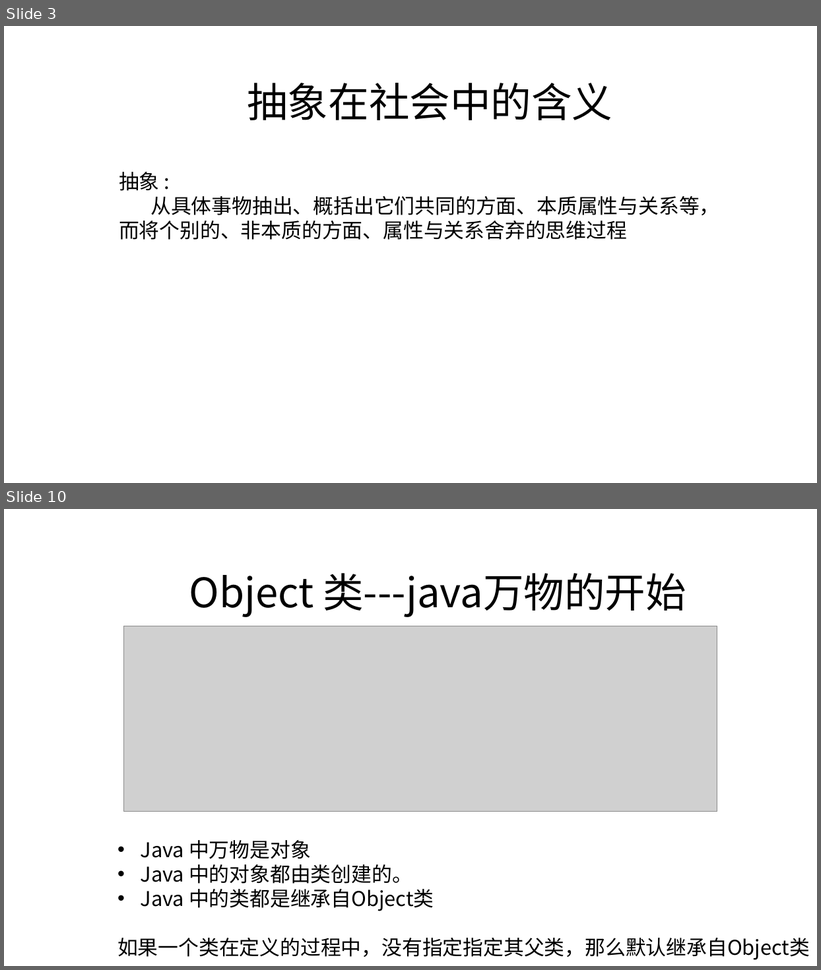
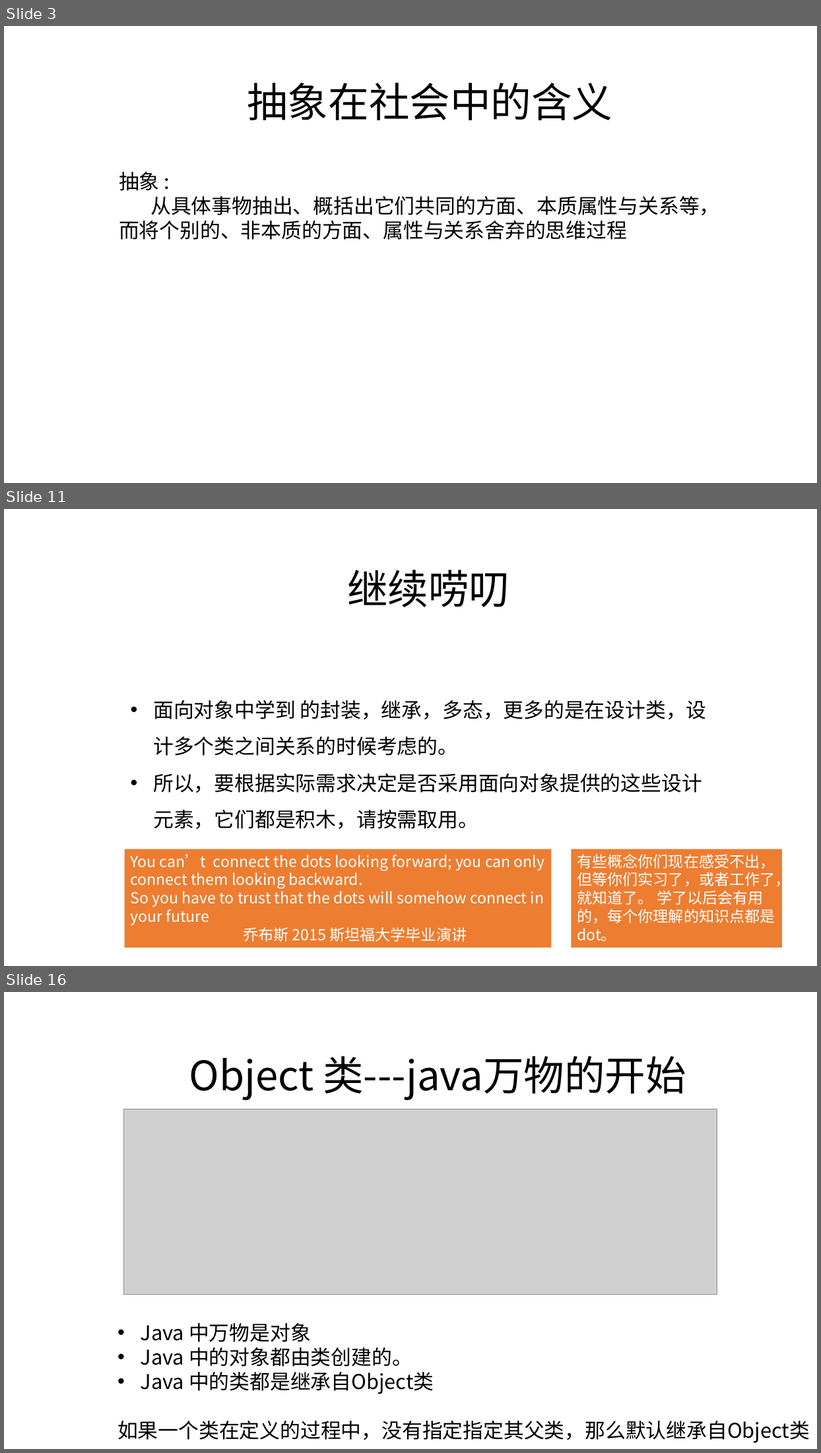
Before and after one commit to zjyesir/hmc_java_1, a slide deck: ppt/12.抽象类和接口.pptx. Shown one above the other, each under a label of ours: slides 3 and 10 before the commit, slides 3, 11 and 16 after it; the slides between them are not shown. The pictures are 821x970 and 821x1453 pixels, drawn with LibreOffice and Linux fonts; fonts in the diff are those of the drawing; grey boxes stand for pictures; background and template pictures are left out. Boxes give left, top, right and bottom in pixels: in the first picture for what was removed or moved away, otherwise in the second. Text is boxed around its words. In the diff, an @@ line names an element or a change of style, - is before the commit and + after.

```diff
--- a/ppt/12.抽象类和接口.pptx
+++ b/ppt/12.抽象类和接口.pptx
@@ slide 11 added at bbox=[4, 509, 817, 966], background picture (left out) @@
@@ text added at bbox=[347, 570, 510, 607], 48 pt, text #000000 @@
+继续唠叨
@@ text added at bbox=[153, 700, 707, 829], 24 pt, text #000000 @@
+• 面向对象中学到 的封装，继承，多态，更多的是在设计类，设计多个类之间关系的时候考虑的。
+• 所以，要根据实际需求决定是否采用面向对象提供的这些设计元素，它们都是积木，请按需取用。
@@ rectangle added at bbox=[125, 850, 552, 948], fill #ED7D31, 18 pt, text #FFFFFF @@
+You can’t connect the dots looking forward; you can only connect them looking backward.
+So you have to trust that the dots will somehow connect in your future
+乔布斯 2015 斯坦福大学毕业演讲
@@ rectangle added at bbox=[572, 850, 782, 948], fill #ED7D31, 18 pt, text #FFFFFF @@
+有些概念你们现在感受不出，但等你们实习了，或者工作了，就知道了。 学了以后会有用的，每个你理解的知识点都是dot。
@@ what was slide 10 is now slide 16 @@
```
Also in this commit, not shown: 3 slides changed, 8 other slides added, 3 slides removed.
